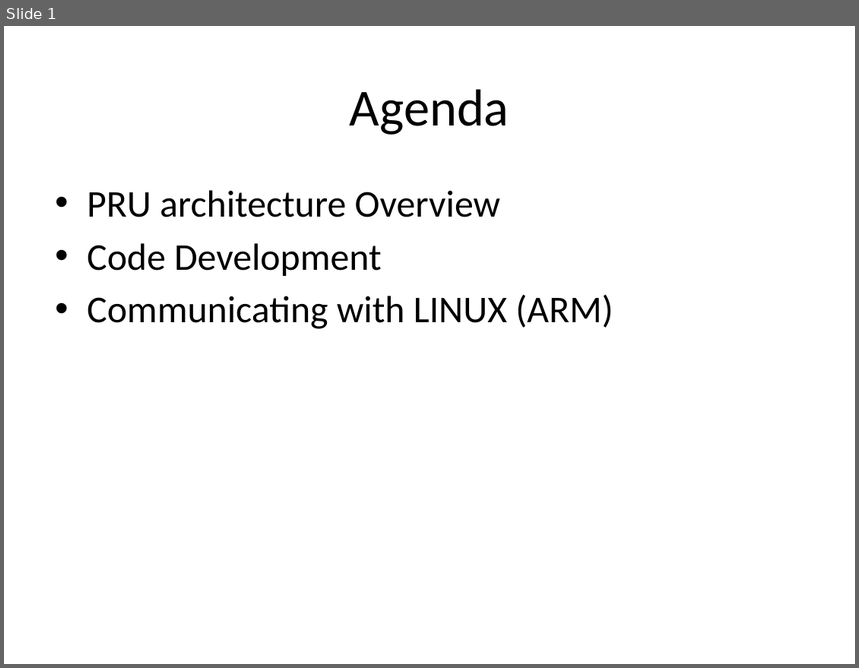
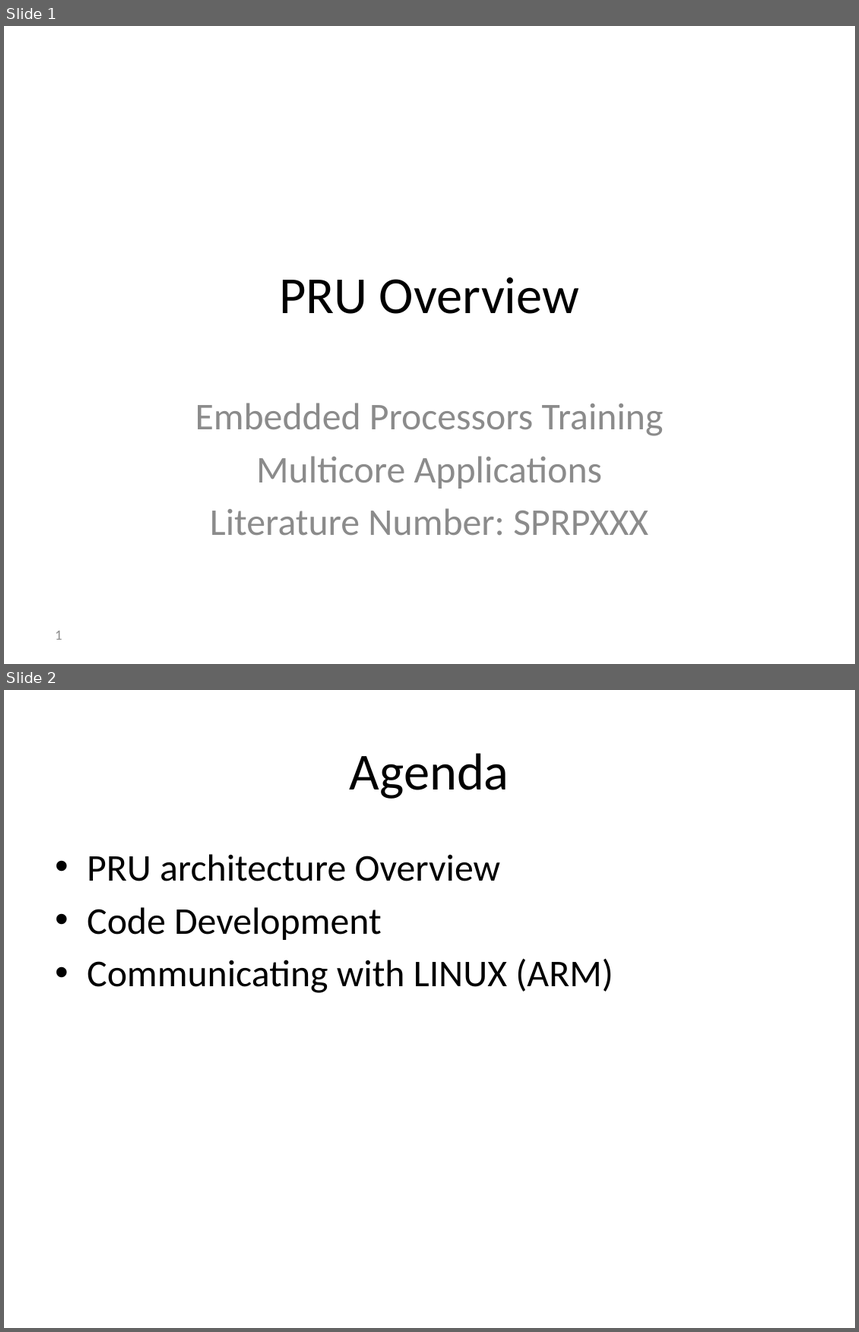
Before and after one commit to hari1989/keystone-workshop, a slide deck: preliminary/Working/presentations/Sitara/PRU in Sitara Device.pptx. Shown one above the other, each under a label of ours: slide 1 before the commit, slides 1 and 2 after it. The pictures are 859x668 and 859x1332 pixels, drawn with LibreOffice and Linux fonts; fonts in the diff are those of the drawing. Boxes give left, top, right and bottom in pixels: in the first picture for what was removed or moved away, otherwise in the second. Text is boxed around its words. In the diff, an @@ line names an element or a change of style, - is before the commit and + after.

```diff
--- a/preliminary/Working/presentations/Sitara/PRU in Sitara Device.pptx
+++ b/preliminary/Working/presentations/Sitara/PRU in Sitara Device.pptx
@@ slide 1 added at [4,26,855,664], background #FFFFFF @@
@@ title added at [279,278,579,314], 44 pt, text #000000 @@
+PRU Overview
@@ subtitle added at [196,403,664,536], 32 pt, text #8C8C8C @@
+Embedded Processors Training
+Multicore Applications
+Literature Number: SPRPXXX
@@ page number added at [55,631,62,640], 12 pt, text #8C8C8C @@
+1
@@ what was slide 1 is now slide 2 @@
```
Also in this commit, not shown: 12 slides changed, 2 other slides added, 3 slides removed.
